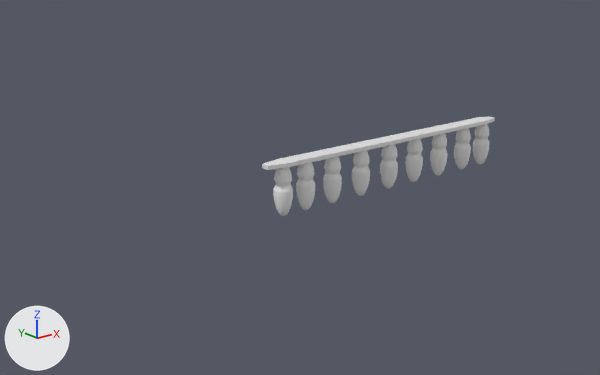
The Blender file Assets/Prefabs/Fence.blend, before and after one commit.
Both versions are drawn from a 50 mm lens placed at (-51.1, -63.0, 27.4), pointed at (2.4, 3.8, 0.6). Lighting does not change. The marker at lower left points along +X, +Y and +Z.
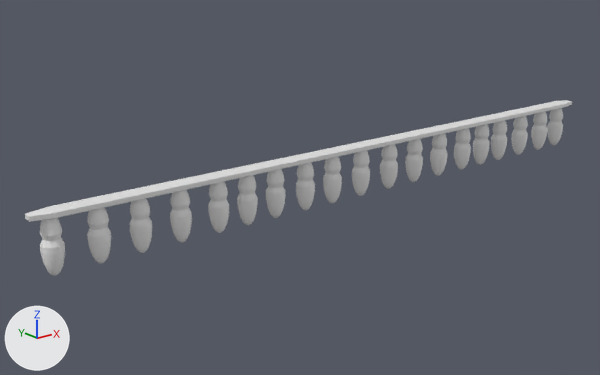
Changed parts and their boxes (x1, y1, x2, y2) in the pictures (600 x 375 px; the box of a moved part takes in the faces that stretch with it):
'Cube', reshaped (134% wider, 124% taller)
    before: (262, 116, 495, 170)
    after: (25, 100, 572, 222)
'Sphere.014', added
    after: (40, 218, 65, 276)
'Sphere', moved
    before: (273, 168, 293, 216)
    after: (266, 169, 286, 218)
'Sphere.011', added
    after: (87, 208, 111, 264)
'Sphere.013', added
    after: (130, 199, 152, 253)
'Sphere.012', added
    after: (170, 190, 192, 242)
'Sphere.010', added
    after: (208, 182, 229, 233)
'Sphere.009', added
    after: (237, 175, 258, 225)
'Sphere.018', added
    after: (491, 120, 507, 160)
'Sphere.017', added
    after: (512, 116, 528, 155)
'Sphere.016', added
    after: (531, 112, 547, 150)
'Sphere.015', added
    after: (547, 108, 563, 146)
part 1 of me_cube_001, moved or reshaped
    before: (262, 159, 287, 170)
    after: (25, 207, 56, 222)
part 2 of me_cube_001, moved or reshaped
    before: (287, 116, 495, 168)
    after: (49, 100, 572, 218)

The change in detail:
me_cube_001 has 24 vertices, 26 faces and spans x -1.0..7.14, y -1.0..1.0, z -1.0..1.0.
me_cube_001 is used by ob_cube; location (-0.91, -0.06, 5.12); scale (4.2, 0.875, 0.398).
me_cube_001 part 1: all 12 vertices in x -1.0..-0.52, y -1.0..1.0, z -1.0..1.0 are moved by (-5.63, 0.0, 0.0).
me_cube_001 part 2: all 12 vertices in x 6.66..7.14, y -1.0..1.0, z -1.0..1.0 are moved by (3.8, 0.0, 0.0).
Object 'Sphere' (ob_sphere) moves from (-2.85, 0.0, 2.39) to (-3.81, 0.0, 2.39).
Object 'Sphere.018' (ob_sphere_018) is new; it shows a copy of the mesh of ob_sphere_008.
Its location is (30.89, 0.0, 2.39).
Its scale is (1.0, 1.0, 2.8).
Object 'Sphere.017' (ob_sphere_017) is new; it shows a copy of the mesh of ob_sphere_008.
Its location is (34.98, 0.0, 2.39).
Its scale is (1.0, 1.0, 2.8).
Object 'Sphere.016' (ob_sphere_016) is new; it shows a copy of the mesh of ob_sphere_008.
Its location is (39.1, 0.0, 2.39).
Its scale is (1.0, 1.0, 2.8).
Object 'Sphere.015' (ob_sphere_015) is new; it shows a copy of the mesh of ob_sphere_008.
Its location is (42.54, 0.0, 2.39).
Its scale is (1.0, 1.0, 2.8).
Object 'Sphere.014' (ob_sphere_014) is new; it shows a copy of the mesh of ob_sphere_008.
Its location is (-26.91, 0.0, 2.39).
Its scale is (1.0, 1.0, 2.8).
Object 'Sphere.013' (ob_sphere_013) is new; it shows a copy of the mesh of ob_sphere_008.
Its location is (-18.73, 0.0, 2.39).
Its scale is (1.0, 1.0, 2.8).
Object 'Sphere.012' (ob_sphere_012) is new; it shows a copy of the mesh of ob_sphere_008.
Its location is (-14.64, 0.0, 2.39).
Its scale is (1.0, 1.0, 2.8).
Object 'Sphere.011' (ob_sphere_011) is new; it shows a copy of the mesh of ob_sphere_008.
Its location is (-22.72, 0.0, 2.39).
Its scale is (1.0, 1.0, 2.8).
Object 'Sphere.010' (ob_sphere_010) is new; it shows a copy of the mesh of ob_sphere_008.
Its location is (-10.52, 0.0, 2.39).
Its scale is (1.0, 1.0, 2.8).
Object 'Sphere.009' (ob_sphere_009) is new; it shows a copy of the mesh of ob_sphere_008.
Its location is (-7.22, 0.0, 2.39).
Its scale is (1.0, 1.0, 2.8).
